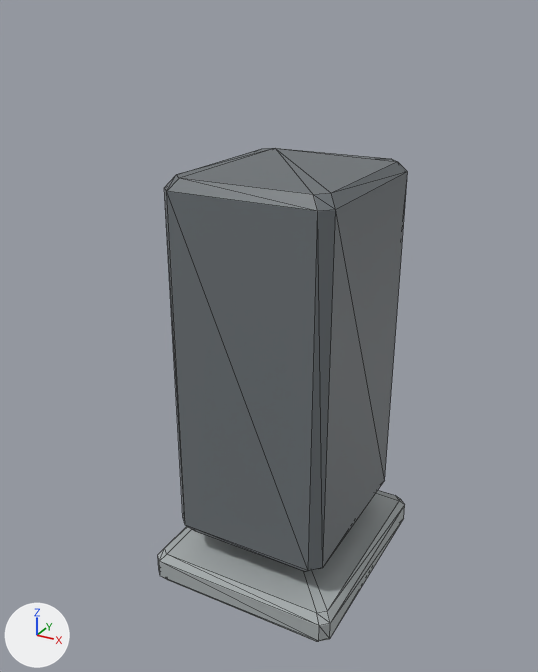
Two versions of the glTF model assets/models/pistol_mag.glb, one commit apart.
Before and after are seen from a 50 mm lens placed at (0.151, -0.318, -0.051), pointed at (-0.004, -0.037, -0.191). Lighting does not change. The marker at lower left points along +X, +Y and +Z. The picture after the commit comes second. Mesh edges are drawn as thin lines. Where no turn or scale is listed for an object, it has been applied to the vertices.

The scene before the commit, as lines of its bpy script (objects in view):
```python
me_geometry_0 = bpy.data.meshes.new('geometry_0')
me_geometry_0.from_pydata(...)  # 64 vertices, 120 faces; spans x -0.049..0.049, y -0.079..0.031, z -0.324..-0.115
me_geometry_0.materials.append(mat_defaultmaterial)
ob_geometry_0 = bpy.data.objects.new('geometry_0', me_geometry_0)
ob_geometry_0.location = (0.0, 0.0, 0.0)
```
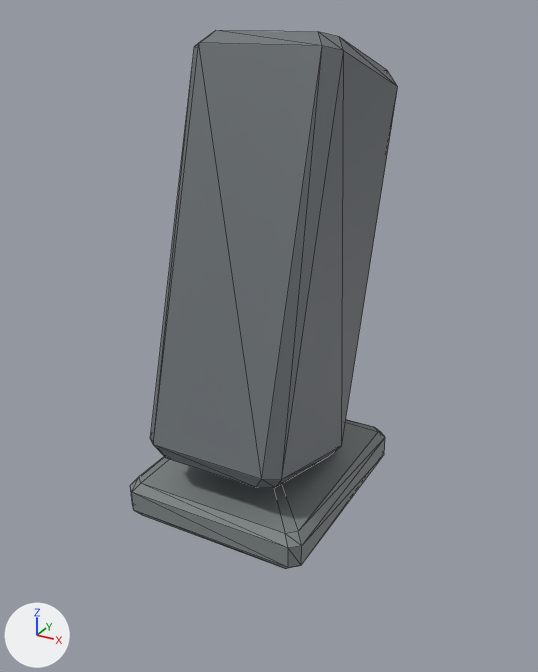
What changed in the scene script:
```text
Change me_geometry_0:
    remove me_geometry_0.from_pydata(...)  # 64 vertices, 120 faces; spans x -0.049..0.049, y -0.079..0.031, z -0.324..-0.115
    add me_geometry_0.from_pydata(...)  # 64 vertices, 120 faces; spans x -0.044..0.044, y -0.101..0.02, z -0.266..-0.059
    me_geometry_0 part 1: the loose piece of 32 vertices spanning x -0.049..0.049, y -0.079..0.031, z -0.324..-0.306 is scaled about its middle by (0.887, 0.939, 1.06), then moved by (0.0, -0.025, 0.058)
    me_geometry_0 part 2
    me_geometry_0.vertices[0].co: (-0.031, 0.018, -0.295) -> (-0.023, -0.033, -0.249)
    me_geometry_0.vertices[1].co: (0.031, 0.018, -0.295) -> (0.023, -0.033, -0.249)
    me_geometry_0.vertices[2].co: (0.036, 0.013, -0.295) -> (0.029, -0.038, -0.248)  # not seen -> pixel (327, 457)
    me_geometry_0.vertices[3].co: (0.036, -0.061, -0.295) -> (0.029, -0.091, -0.232)  # pixel (318, 568) -> pixel (275, 487)
    me_geometry_0.vertices[4].co: (0.031, -0.066, -0.295) -> (0.023, -0.097, -0.231)  # pixel (304, 571) -> pixel (255, 487)
    me_geometry_0.vertices[5].co: (-0.031, -0.066, -0.295) -> (-0.023, -0.097, -0.231)  # pixel (196, 531) -> pixel (166, 458)
    me_geometry_0.vertices[6].co: (-0.036, -0.061, -0.295) -> (-0.029, -0.091, -0.232)
    me_geometry_0.vertices[7].co: (-0.036, 0.013, -0.295) -> (-0.029, -0.038, -0.248)
    me_geometry_0.vertices[8].co: (-0.034, 0.022, -0.29) -> (-0.027, -0.027, -0.245)
    me_geometry_0.vertices[9].co: (0.034, 0.022, -0.29) -> (0.027, -0.027, -0.245)
    me_geometry_0.vertices[10].co: (0.04, 0.016, -0.29) -> (0.033, -0.032, -0.243)  # pixel (384, 480) -> pixel (341, 445)
    me_geometry_0.vertices[11].co: (0.04, -0.064, -0.29) -> (0.033, -0.094, -0.225)  # pixel (322, 567) -> pixel (281, 479)
    me_geometry_0.vertices[12].co: (0.034, -0.069, -0.29) -> (0.027, -0.1, -0.224)  # pixel (308, 570) -> pixel (261, 479)
    me_geometry_0.vertices[13].co: (-0.034, -0.069, -0.29) -> (-0.027, -0.1, -0.224)  # pixel (185, 525) -> pixel (153, 444)
    me_geometry_0.vertices[14].co: (-0.04, -0.064, -0.29) -> (-0.033, -0.094, -0.225)  # pixel (182, 517) -> pixel (150, 438)
    me_geometry_0.vertices[15].co: (-0.04, 0.016, -0.29) -> (-0.033, -0.032, -0.243)
    me_geometry_0.vertices[16].co: (-0.034, 0.022, -0.12) -> (-0.027, 0.02, -0.084)
    me_geometry_0.vertices[17].co: (0.034, 0.022, -0.12) -> (0.027, 0.02, -0.084)
    me_geometry_0.vertices[18].co: (0.04, 0.016, -0.12) -> (0.033, 0.014, -0.083)  # pixel (407, 171) -> pixel (397, 86)
    me_geometry_0.vertices[19].co: (0.04, -0.064, -0.12) -> (0.033, -0.048, -0.065)  # pixel (335, 209) -> pixel (343, 50)
    me_geometry_0.vertices[20].co: (0.034, -0.069, -0.12) -> (0.027, -0.053, -0.063)  # pixel (317, 211) -> pixel (322, 45)
    me_geometry_0.vertices[21].co: (-0.034, -0.069, -0.12) -> (-0.027, -0.053, -0.063)  # pixel (166, 191) -> pixel (198, 42)
    me_geometry_0.vertices[22].co: (-0.04, -0.064, -0.12) -> (-0.033, -0.048, -0.065)  # pixel (164, 187) -> pixel (194, 46)
    me_geometry_0.vertices[23].co: (-0.04, 0.016, -0.12) -> (-0.033, 0.014, -0.083)
    me_geometry_0.vertices[24].co: (-0.031, 0.018, -0.115) -> (-0.023, 0.017, -0.077)  # pixel (275, 148) -> not seen
    me_geometry_0.vertices[25].co: (0.031, 0.018, -0.115) -> (0.023, 0.017, -0.077)  # pixel (391, 158) -> not seen
    me_geometry_0.vertices[26].co: (0.036, 0.013, -0.115) -> (0.029, 0.011, -0.076)  # pixel (397, 161) -> pixel (387, 70)
    me_geometry_0.vertices[27].co: (0.036, -0.061, -0.115) -> (0.029, -0.042, -0.06)  # pixel (331, 193) -> pixel (339, 36)
    me_geometry_0.vertices[28].co: (0.031, -0.066, -0.115) -> (0.023, -0.047, -0.059)  # pixel (313, 194) -> pixel (318, 31)
    me_geometry_0.vertices[29].co: (-0.031, -0.066, -0.115) -> (-0.023, -0.047, -0.059)  # pixel (179, 178) -> pixel (215, 30)
    me_geometry_0.vertices[30].co: (-0.036, -0.061, -0.115) -> (-0.029, -0.042, -0.06)  # pixel (176, 174) -> pixel (211, 34)
    me_geometry_0.vertices[31].co: (-0.036, 0.013, -0.115) -> (-0.029, 0.011, -0.076)  # pixel (261, 148) -> not seen
    me_geometry_0 part 3: 60 faces centred in x -0.049..0.049, y -0.079..0.031, z -0.324..-0.306 are repainted in the vertex colours; the middle colour goes from grey #aab0b1 to grey #7f8686
```

Where the change shows, as pixel boxes (x1, y1, x2, y2) in the pictures (538 x 672 px; the box of a moved part takes in the faces that stretch with it):
'geometry_0', reshaped (8% wider, 9% taller)
    before: (158, 148, 407, 642)
    after: (130, 30, 398, 569)
part 1 of me_geometry_0, moved or reshaped
    before: (158, 490, 405, 642)
    after: (130, 419, 385, 569)
part 2 of me_geometry_0, moved or reshaped
    before: (164, 148, 407, 572)
    after: (150, 30, 398, 488)
part 3 of me_geometry_0, recoloured
    before: (158, 490, 405, 642)
    after: (130, 419, 385, 569)
